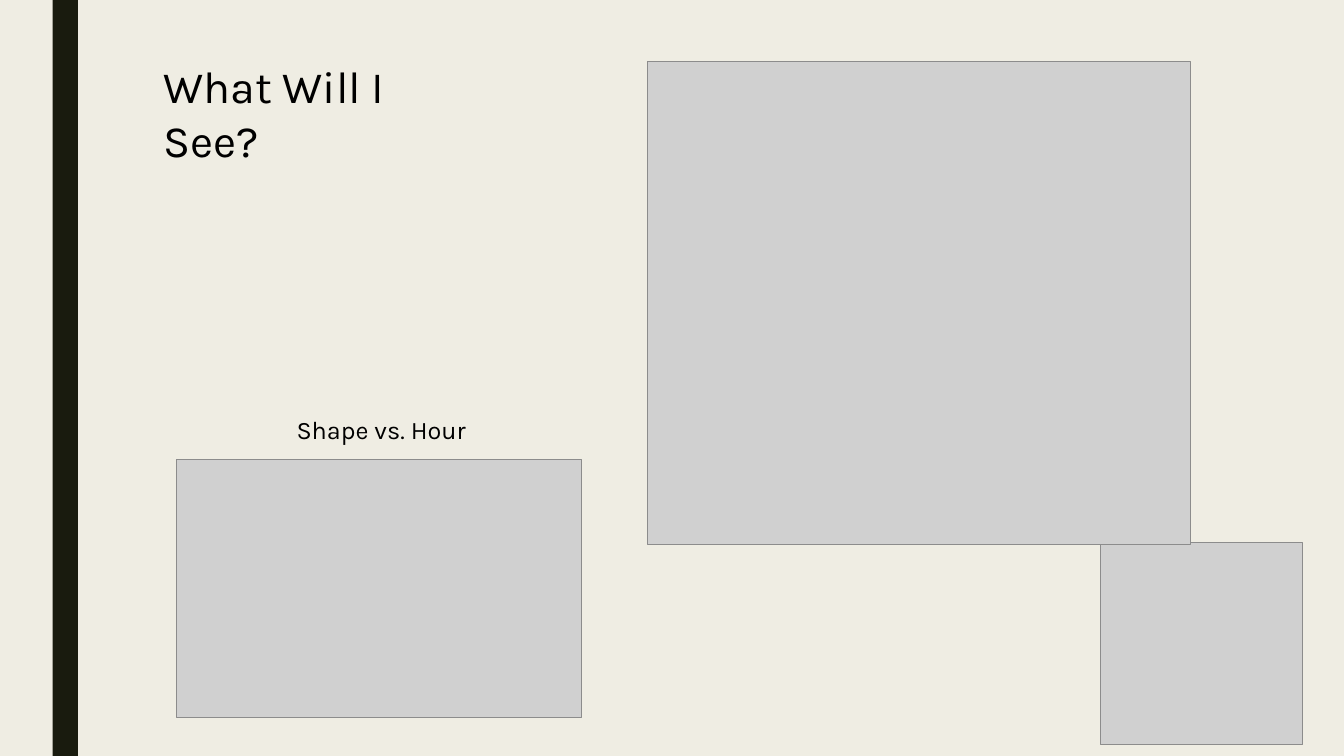
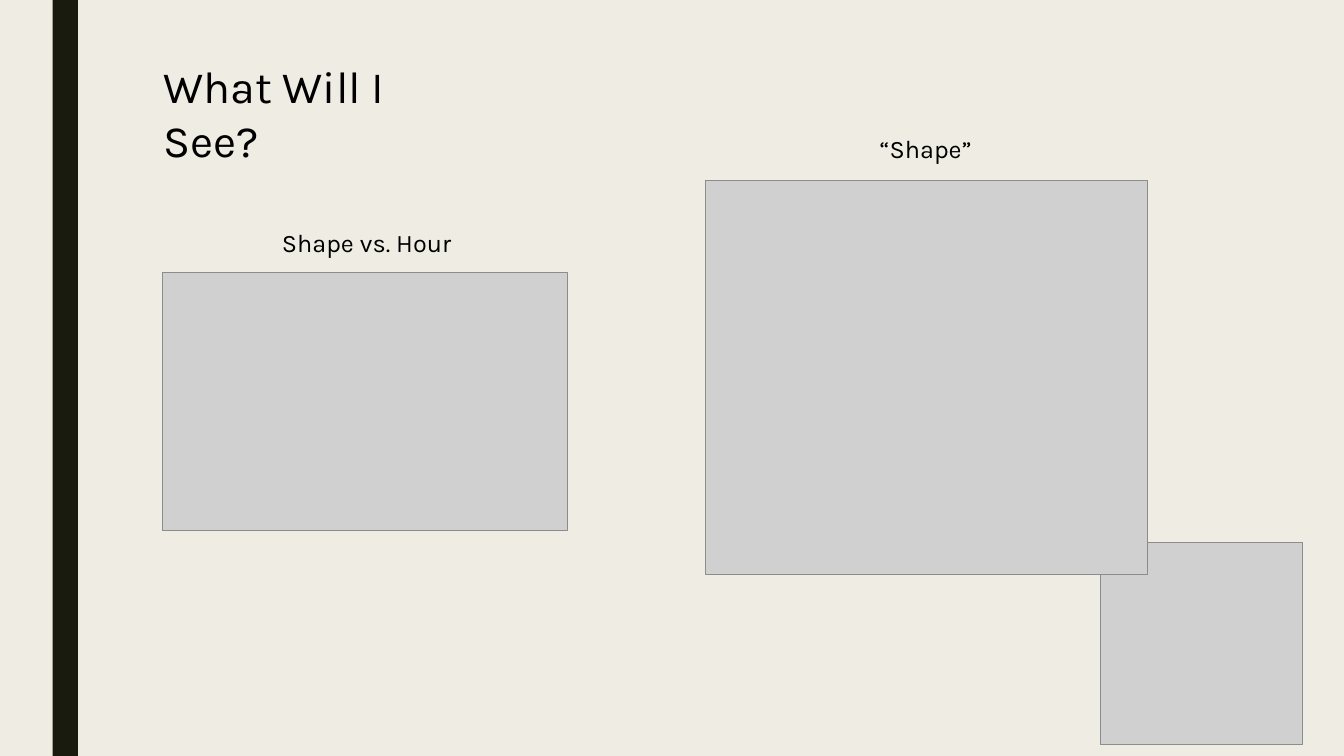
Before and after one commit to Preetikasri/UFO-Sightings-Analysis, a slide deck: slide 9 of ufo_presentation_v1.pptx. Drawn at 1344x756 pixels with LibreOffice and Linux fonts; fonts in the diff are those of the drawing; grey boxes stand for pictures. Boxes give left, top, right and bottom in pixels: in the first picture for what was removed or moved away, otherwise in the second. Text is boxed around its words. In the diff, an @@ line names an element or a change of style, - is before the commit and + after.

```diff
--- a/ufo_presentation_v1.pptx
+++ b/ufo_presentation_v1.pptx
@@ text added at (x1=880, y1=140, x2=972, y2=164), 18 pt, text #000000 @@
+“Shape”
@@ picture resized from (x1=648, y1=62, x2=1191, y2=544) to (x1=706, y1=181, x2=1147, y2=576) @@
@@ text "Shape vs. Hour" moved from (x1=297, y1=421, x2=466, y2=445) to (x1=282, y1=234, x2=451, y2=258) @@
@@ picture moved from (x1=177, y1=460, x2=583, y2=719) to (x1=162, y1=272, x2=568, y2=531) @@
```
Also in this commit, not shown: 4 other slides changed.
